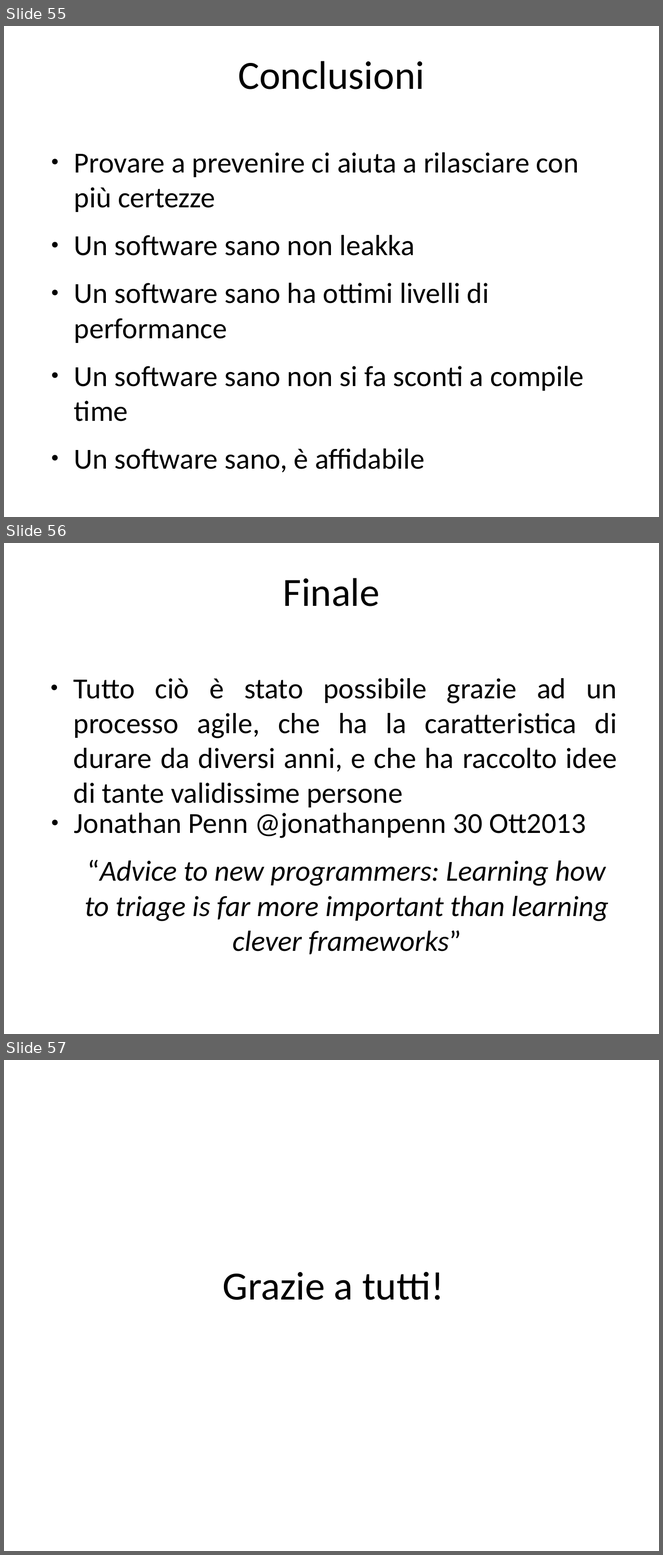
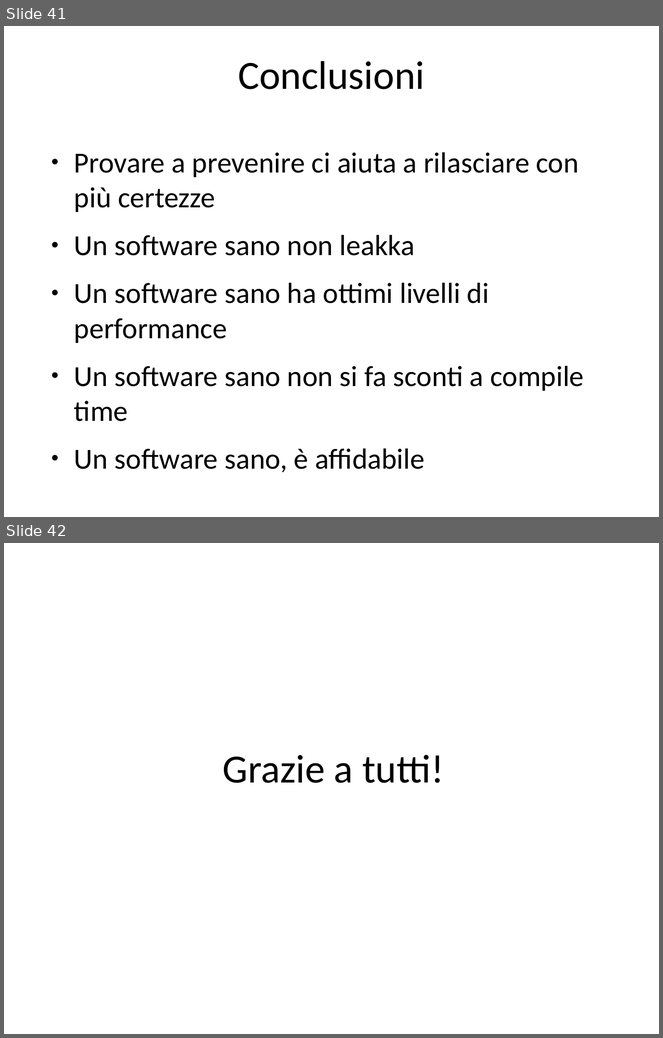
Before and after one commit to guidop/CDays14, a slide deck: CDays14.odp. Shown one above the other, each under a label of ours: slides 55, 56 and 57 before the commit, slides 41 and 42 after it. The pictures are 663x1555 and 663x1038 pixels, drawn with LibreOffice and Linux fonts; fonts in the diff are those of the drawing. Boxes give left, top, right and bottom in pixels: in the first picture for what was removed or moved away, otherwise in the second. Text is boxed around its words. In the diff, an @@ line names an element or a change of style, - is before the commit and + after.

```diff
--- a/CDays14.odp
+++ b/CDays14.odp
@@ slide 56 removed at [4,543,659,1034], background #FFFFFF @@
@@ title removed at [283,578,380,606] @@
-Finale
@@ text removed at [74,678,617,808] @@
-● Tutto ciò è stato possibile grazie ad un processo agile, che ha la caratteristica di durare da diversi anni, e che ha raccolto idee di tante validissime persone
@@ text removed at [74,813,609,955] @@
-● Jonathan Penn @jonathanpenn 30 Ott2013
-“Advice to new programmers: Learning how to triage is far more important than learning clever frameworks”
@@ what was slide 55 is now slide 41 @@
@@ what was slide 57 is now slide 42 @@
```
Also in this commit, not shown: 5 slides changed, 12 slides added, 26 other slides removed, 10 other files.
